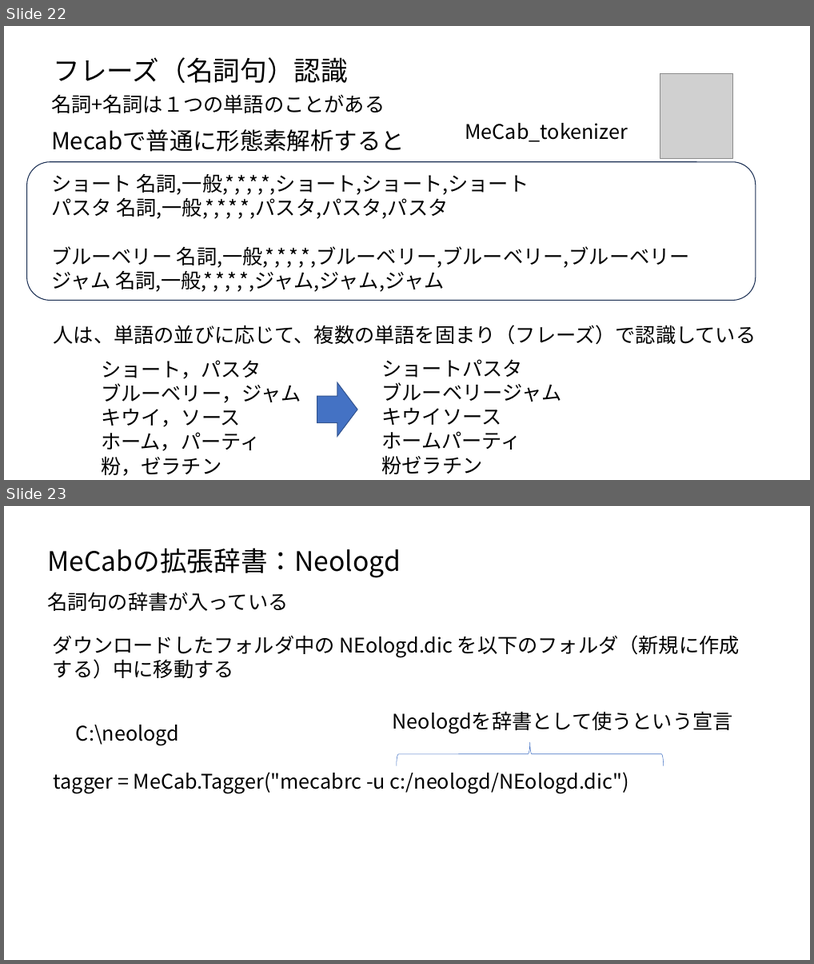
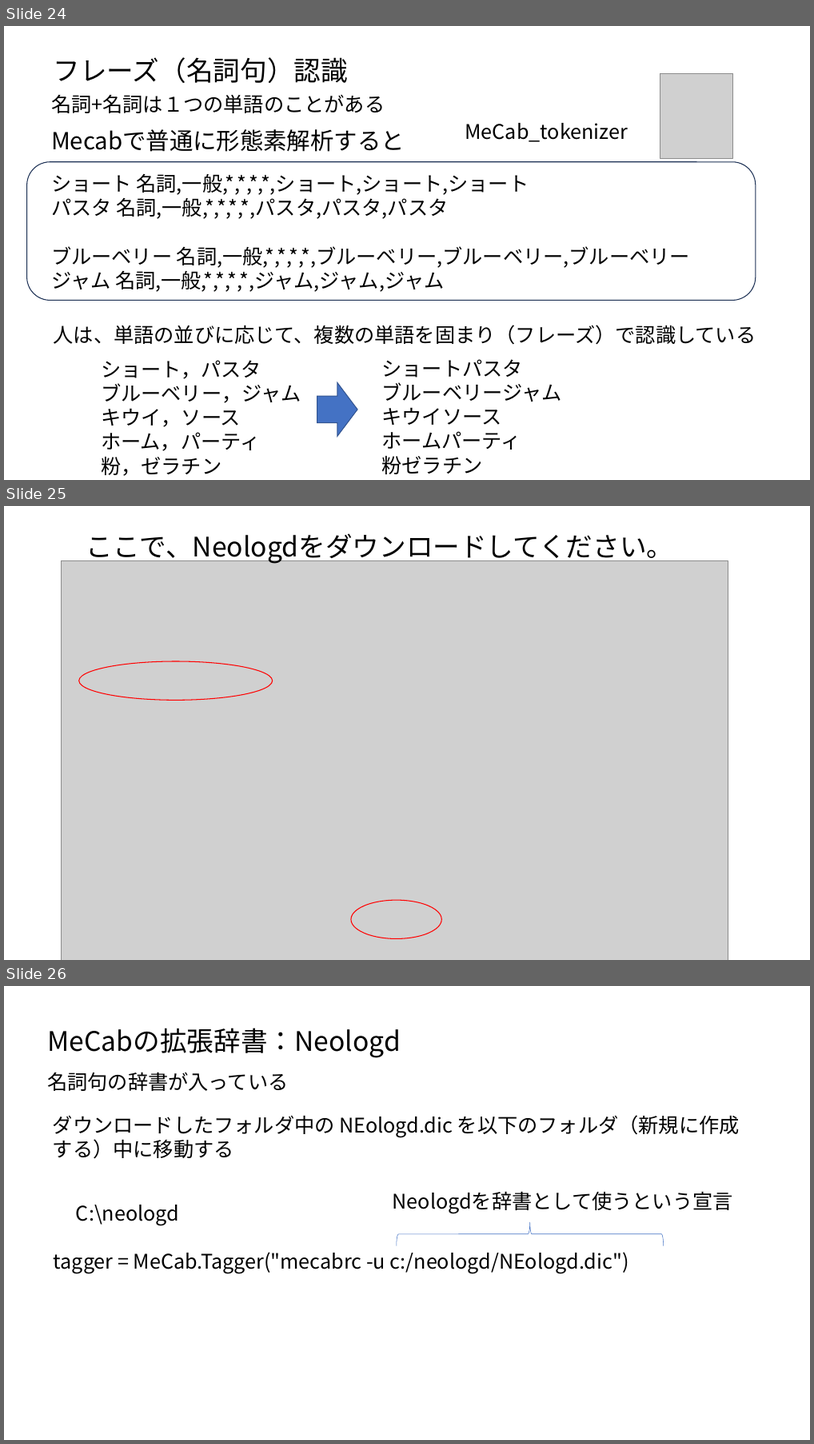
Before and after one commit to ueharaLab/NLP_2-tokenizer, a slide deck: textmining2 tokenizer.pptx. Shown one above the other, each under a label of ours: slides 22 and 23 before the commit, slides 24, 25 and 26 after it. The pictures are 814x964 and 814x1444 pixels, drawn with LibreOffice and Linux fonts; fonts in the diff are those of the drawing; grey boxes stand for pictures. Boxes give left, top, right and bottom in pixels: in the first picture for what was removed or moved away, otherwise in the second. Text is boxed around its words. In the diff, an @@ line names an element or a change of style, - is before the commit and + after.

```diff
--- a/textmining2 tokenizer.pptx
+++ b/textmining2 tokenizer.pptx
@@ slide 25 added at bbox=[4, 506, 810, 960], background #FFFFFF @@
@@ text added at bbox=[86, 533, 674, 564], 32 pt, text #000000 @@
+ここで、Neologdをダウンロードしてください。
@@ picture added at bbox=[62, 560, 728, 960] @@
@@ ellipse added at bbox=[79, 661, 273, 700], outline #FF0000 1 pt @@
@@ ellipse added at bbox=[351, 900, 442, 939], outline #FF0000 1 pt @@
@@ what was slide 22 is now slide 24 @@
@@ what was slide 23 is now slide 26 @@
```
Also in this commit, not shown: 7 slides changed, 3 other slides added, 1 slide removed, 4 other files.
